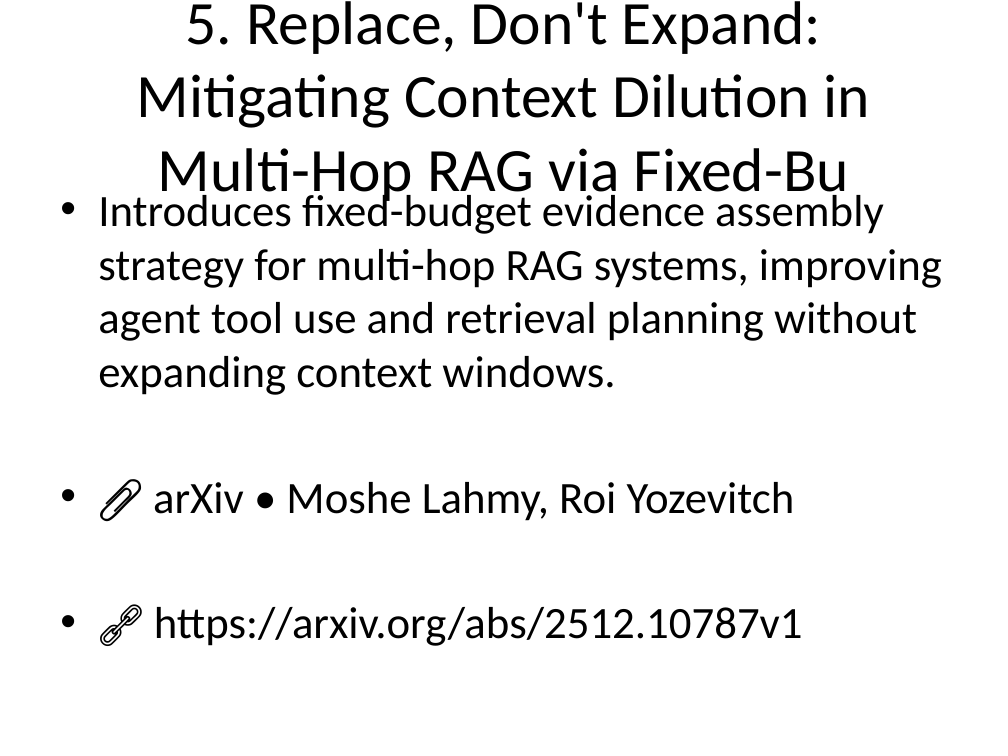
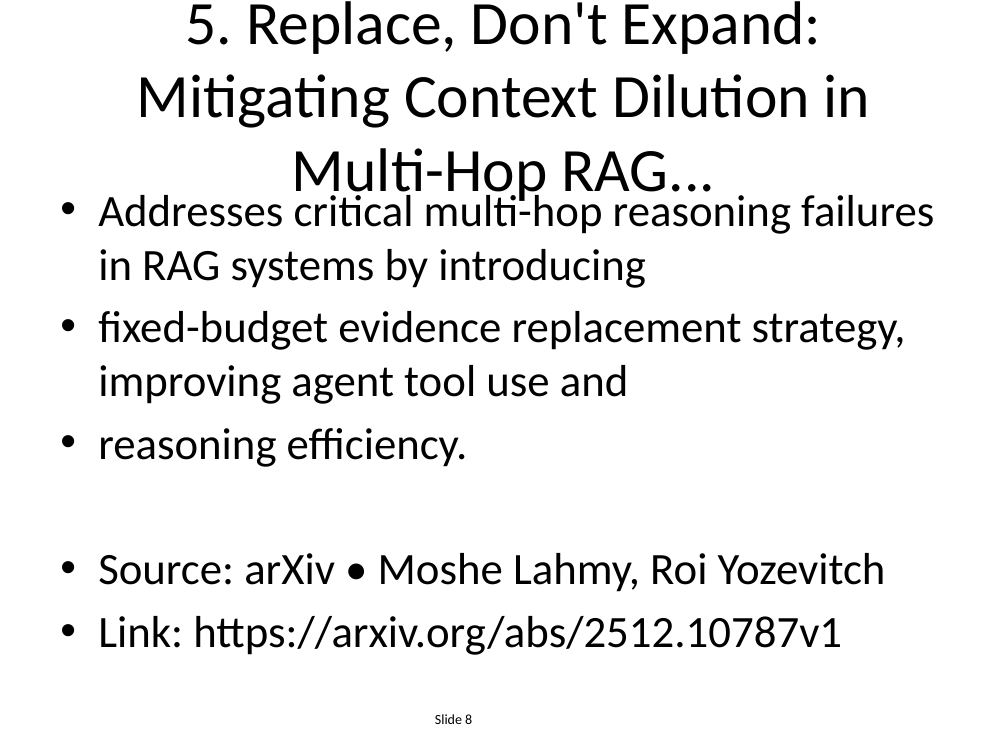
Before and after one commit to EiriniOr/ai-weekly-digest, a slide deck: slide 8 of AI_Weekly_2025-12-14.pptx. Drawn at 1008x756 pixels with LibreOffice and Linux fonts; fonts in the diff are those of the drawing. Boxes give left, top, right and bottom in pixels: in the first picture for what was removed or moved away, otherwise in the second. Text is boxed around its words. In the diff, an @@ line names an element or a change of style, - is before the commit and + after.

```diff
--- a/AI_Weekly_2025-12-14.pptx
+++ b/AI_Weekly_2025-12-14.pptx
@@ title at (137,1,870,206): text changed @@
-5. Replace, Don't Expand: Mitigating Context Dilution in Multi-Hop RAG via Fixed-Bu
+5. Replace, Don't Expand: Mitigating Context Dilution in Multi-Hop RAG...
@@ text at (98,189,934,655): text changed @@
-• Introduces fixed-budget evidence assembly strategy for multi-hop RAG systems, improving agent tool use and retrieval planning without expanding context windows.
-• 📎 arXiv • Moshe Lahmy, Roi Yozevitch
-• 🔗 https://arxiv.org/abs/2512.10787v1
+• Addresses critical multi-hop reasoning failures in RAG systems by introducing
+• fixed-budget evidence replacement strategy, improving agent tool use and
+• reasoning efficiency.
+• Source: arXiv • Moshe Lahmy, Roi Yozevitch
+• Link: https://arxiv.org/abs/2512.10787v1
@@ text added at (435,714,472,724), 10 pt, text #000000 @@
+Slide 8
```
Also in this commit, not shown: 23 other slides changed, 1 slide added, 1 slide removed.
